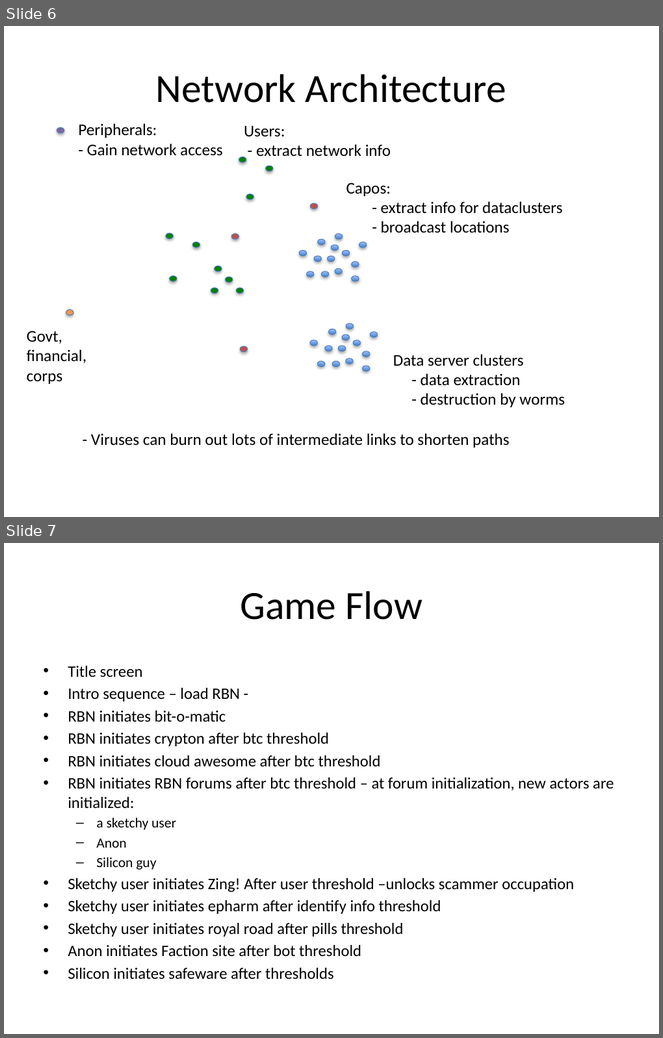
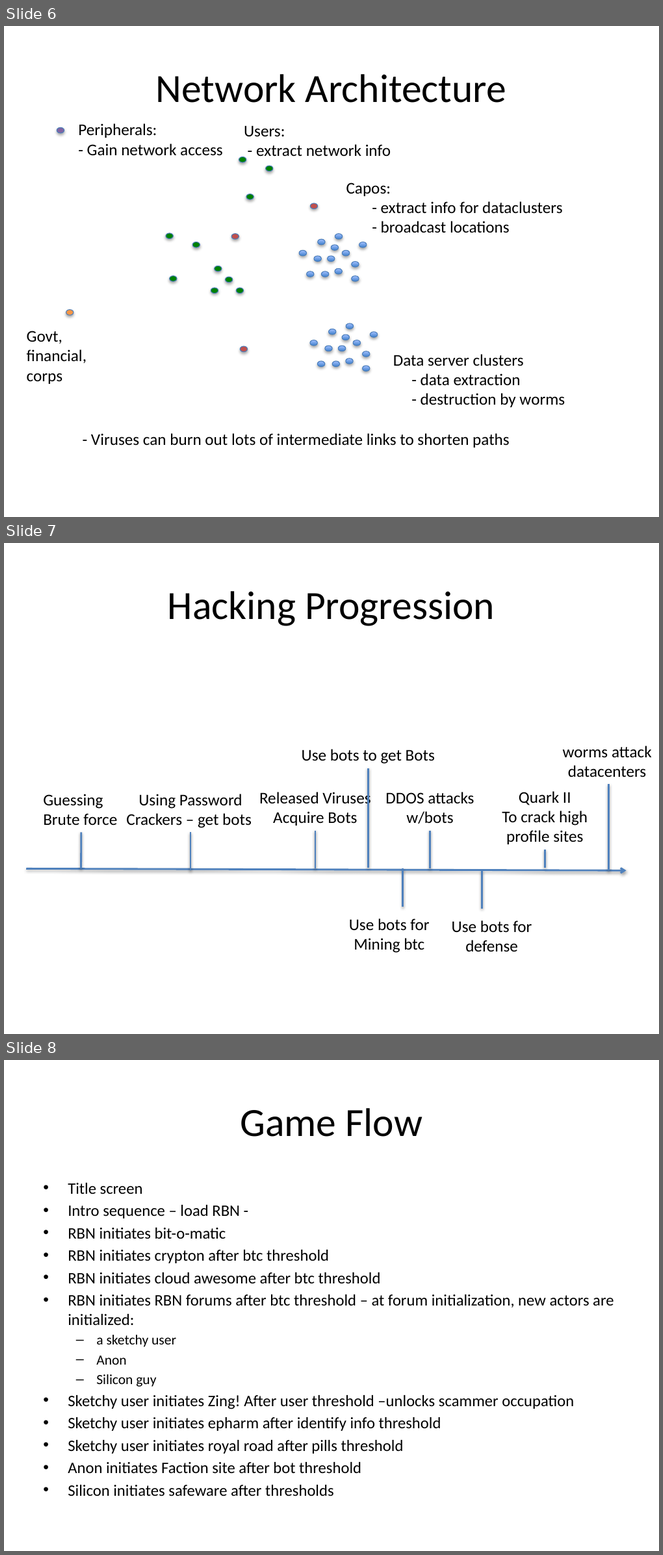
Before and after one commit to jestonegithub/puzzle9, a slide deck: puzzle9_resourceGuide.pptx. Shown one above the other, each under a label of ours: slides 6 and 7 before the commit, slides 6, 7 and 8 after it. The pictures are 663x1038 and 663x1555 pixels, drawn with LibreOffice and Linux fonts; fonts in the diff are those of the drawing. Boxes give left, top, right and bottom in pixels: in the first picture for what was removed or moved away, otherwise in the second. Text is boxed around its words. In the diff, an @@ line names an element or a change of style, - is before the commit and + after.

```diff
--- a/puzzle9_resourceGuide.pptx
+++ b/puzzle9_resourceGuide.pptx
@@ slide 7 added at bbox=[4, 543, 659, 1034], background #FFFFFF @@
@@ title added at bbox=[168, 591, 495, 626], 44 pt, text #000000 @@
+Hacking Progression
@@ text added at bbox=[302, 749, 435, 764], 18 pt, text #000000 @@
+Use bots to get Bots
@@ text added at bbox=[563, 746, 652, 778], 18 pt, text #000000 @@
+worms attack
+datacenters
@@ line added from (368, 769) to (368, 868), #4F81BD 2 pt @@
@@ text added at bbox=[43, 794, 117, 825], 18 pt, text #000000 @@
+Guessing
+Brute force
@@ text added at bbox=[126, 794, 252, 828], 18 pt, text #000000 @@
+Using Password
+Crackers – get bots
@@ text added at bbox=[259, 791, 371, 826], 18 pt, text #000000 @@
+Released Viruses
+Acquire Bots
@@ text added at bbox=[386, 792, 474, 824], 18 pt, text #000000 @@
+DDOS attacks
+w/bots
@@ text added at bbox=[502, 791, 588, 845], 18 pt, text #000000 @@
+Quark II
+To crack high
+profile sites
@@ line added from (608, 784) to (608, 871), #4F81BD 2 pt @@
@@ line added from (81, 833) to (81, 869), #4F81BD 2 pt @@
@@ line added from (191, 833) to (191, 871), #4F81BD 2 pt @@
@@ line added from (315, 831) to (315, 869), #4F81BD 2 pt @@
@@ line added from (430, 831) to (430, 869), #4F81BD 2 pt @@
@@ line added from (545, 850) to (545, 868), #4F81BD 2 pt @@
@@ arrow added from (26, 869) to (627, 871), #4F81BD 2 pt @@
@@ line added from (403, 869) to (403, 907), #4F81BD 2 pt @@
@@ line added from (482, 871) to (482, 909), #4F81BD 2 pt @@
@@ text added at bbox=[349, 919, 429, 953], 18 pt, text #000000 @@
+Use bots for
+Mining btc
@@ text added at bbox=[452, 921, 532, 953], 18 pt, text #000000 @@
+Use bots for
+defense
@@ what was slide 7 is now slide 8 @@
```
Also in this commit, not shown: 1 slide changed, 1 other slide added, 4 other files.
